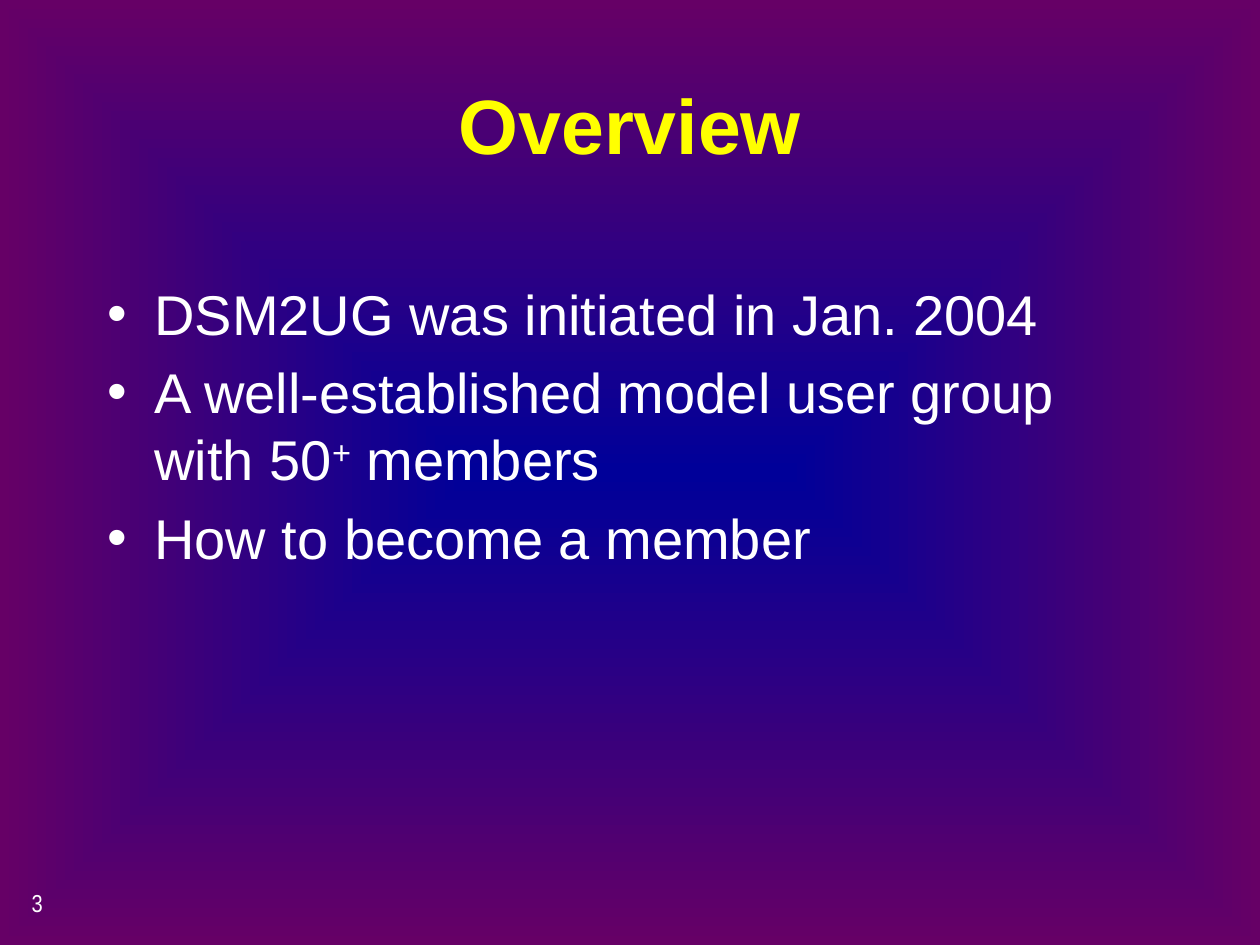
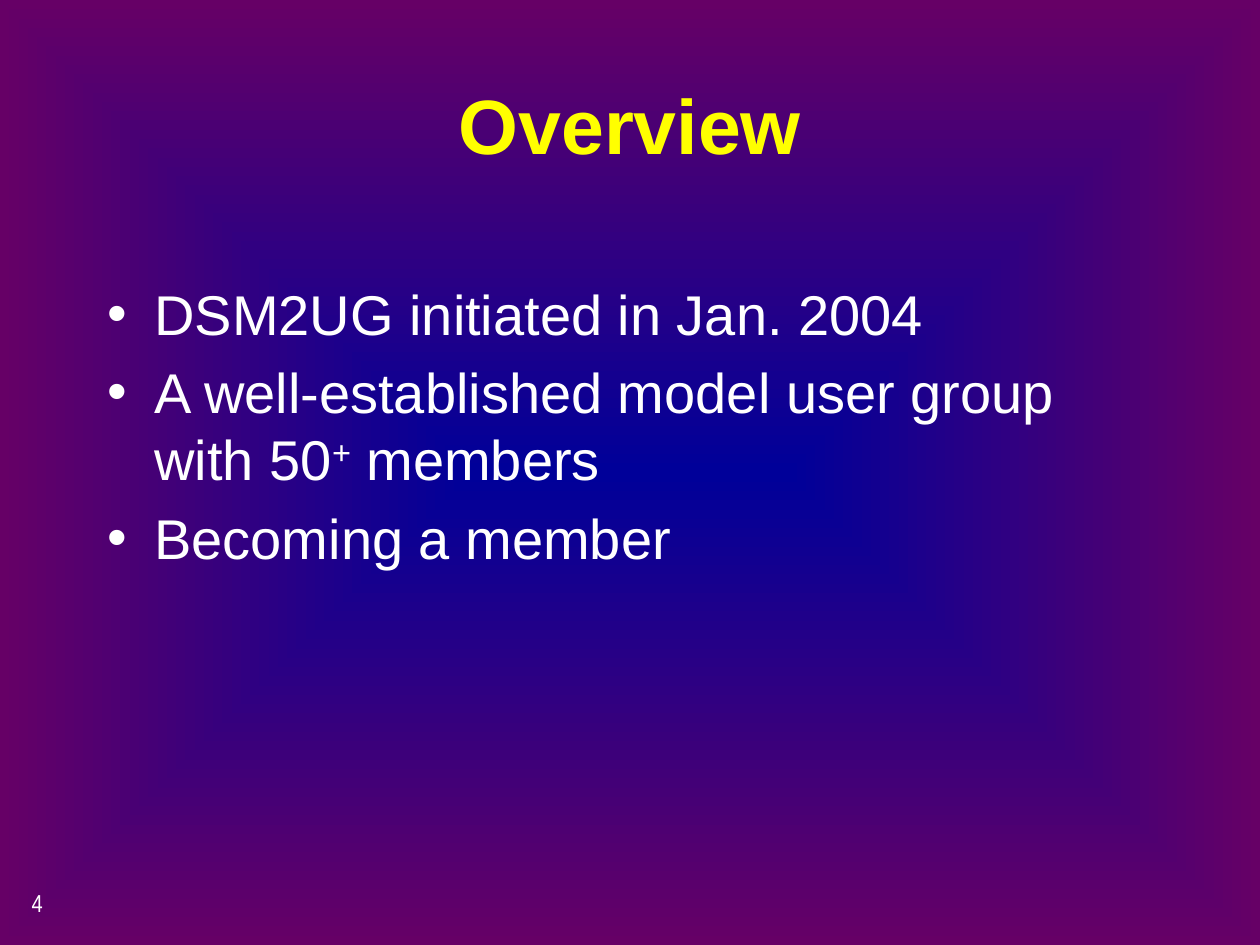
Before and after one commit to CADWRDeltaModeling/dsm2, a slide deck: slide 4 of dsm2/presentations/a3_dsm2_user_group.pptx (slide 3 before the commit). Drawn at 1260x945 pixels with LibreOffice and Linux fonts; fonts in the diff are those of the drawing. Boxes give left, top, right and bottom in pixels: in the first picture for what was removed or moved away, otherwise in the second. Text is boxed around its words. In the diff, an @@ line names an element or a change of style, - is before the commit and + after.

Commit message:
Min's update

Former-commit-id: 2bc3bb54ef31138c1cd2f954ffa5e3b3ed3cfe9b

```diff
--- a/dsm2/presentations/a3_dsm2_user_group.pptx
+++ b/dsm2/presentations/a3_dsm2_user_group.pptx
@@ text at (154, 294, 923, 336): text changed @@
-• DSM2UG was initiated in Jan. 2004
+• DSM2UG initiated in Jan. 2004
@@ text at (154, 518, 670, 570): text changed @@
-• How to become a member
+• Becoming a member
@@ page number at (32, 895, 43, 912): text changed @@
-3
+4
```
Also in this commit, not shown: 7 other slides changed, 4 slides added.
